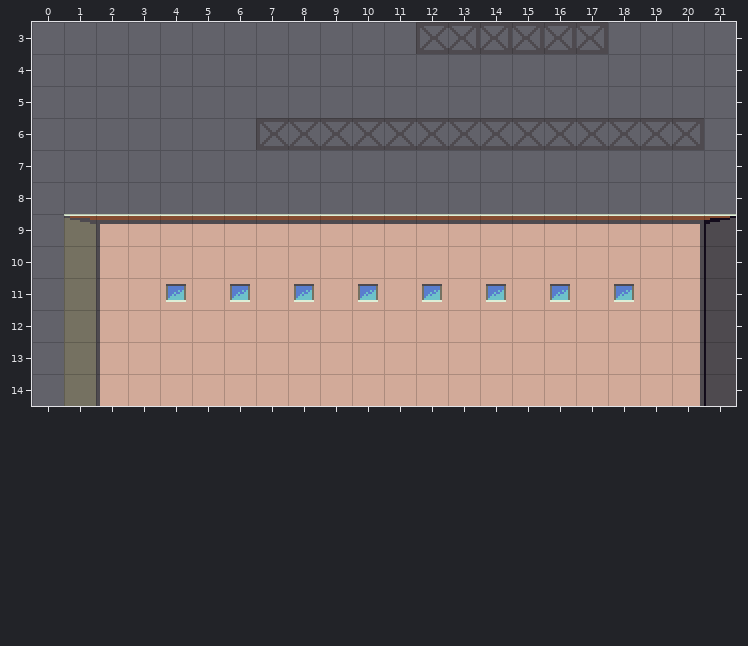
Two versions of a level (Tiled map, assets/sections.tmx). That is the earlier state.
Cells are 16x16 px. Shown: x 0..21, y 3..14.
After:
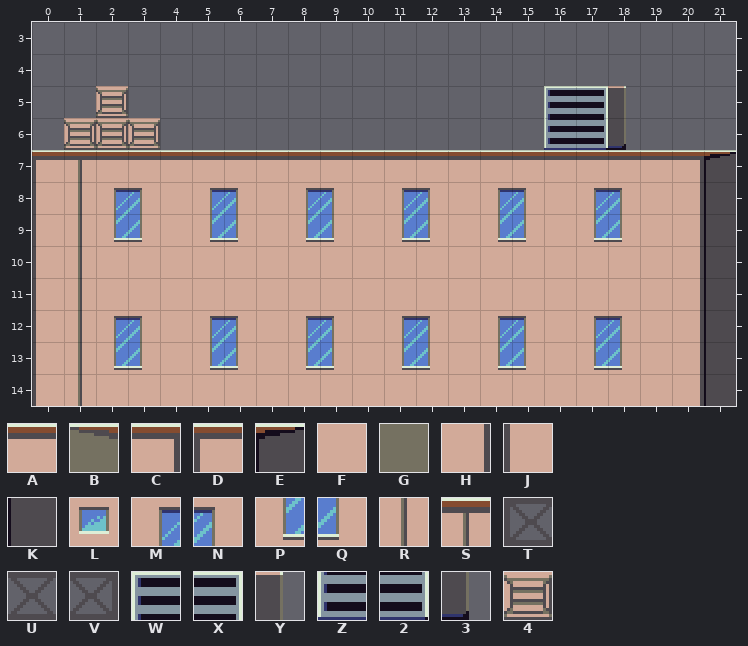
Key: from "tiles1": A 0, B 1, C 2, D 3, E 4, F 16, G 17, H 18, J 19, K 20, L 32, M 33, N 34, P 49, Q 50, R 51, S 52, T 64, U 65, V 66, W 224, X 225, Y 226, Z 240, 2 241, 3 242, 4 243.
_ is an empty cell.
Tiles of an added or newly shown layer are drawn over the layers below it.
Diff:
Layer "1" (now shown):
There is now tile 2 in row 6 at x 17.
There is now tile 3 in row 6 at x 18.
There is now tile 4 in row 5 at x 2; in row 6 at x 1 to 3.
There is now tile A in row 7 at x 2 to 19.
There is now tile C in row 7 at x 20.
There is now tile D in row 7 at x 0.
There is now tile E in row 7 at x 21.
There is now tile F in rows 8 to 9 at x 4, 7, 10, 13, 16 and 19; in row 10 at x 2; in row 11 at x 2, 4, 6, 8, 10, 12, 14, 16 and 18; in row 14 at x 2.
There is now tile H in rows 8 to 9 at x 20.
There is now tile J in rows 8 to 14 at x 0.
There is now tile K in rows 8 to 9 at x 21.
There is now tile M in row 8 at x 2, 5, 8, 11, 14 and 17; in row 12 at x 2, 5, 8, 11, 14 and 17.
There is now tile N in row 8 at x 3, 6, 9, 12, 15 and 18; in row 12 at x 3, 6, 9, 12, 15 and 18.
There is now tile P in row 9 at x 2, 5, 8, 11, 14 and 17; in row 13 at x 2, 5, 8, 11, 14 and 17.
There is now tile Q in row 9 at x 3, 6, 9, 12, 15 and 18; in row 13 at x 3, 6, 9, 12, 15 and 18.
There is now tile R in rows 8 to 14 at x 1.
There is now tile S in row 7 at x 1.
There is now tile W in row 5 at x 16.
There is now tile X in row 5 at x 17.
There is now tile Y in row 5 at x 18.
There is now tile Z in row 6 at x 16.
Layer "Tile Layer 4" (now hidden):
Tile A is gone in row 9 at x 3 to 19.
Tile B is gone in row 9 at x 1.
Tile C is gone in row 9 at x 20.
Tile D is gone in row 9 at x 2.
Tile E is gone in row 9 at x 21.
Tile F is gone in rows 12 to 13 at x 3, 5 to 6, 8 to 9, 11 to 12, 14 to 15 and 17 to 18.
Tile G is gone in rows 10 to 14 at x 1.
Tile J is gone in rows 10 to 14 at x 2.
Tile L is gone in row 11 at x 4, 6, 8, 10, 12, 14, 16 and 18.
Tile T is gone in row 3 at x 12; in row 6 at x 7.
Tile U is gone in row 6 at x 8 to 19.
Tile V is gone in row 3 at x 13 to 17; in row 6 at x 20.
Pixel boxes of the changes (left, top, right, bottom) in both pictures:
removed: (416, 22, 608, 54)
changed: (32, 86, 736, 406)
